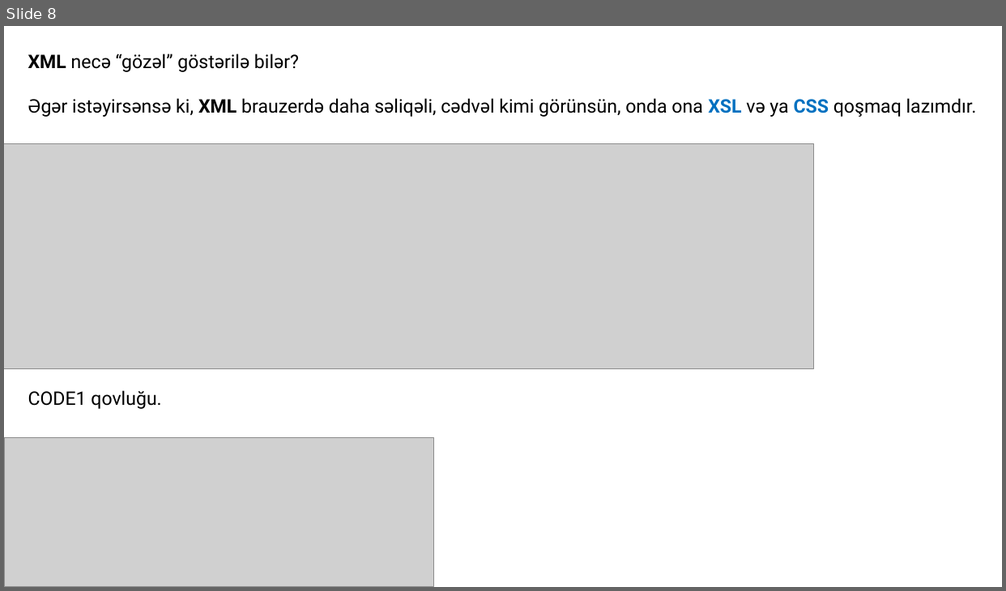
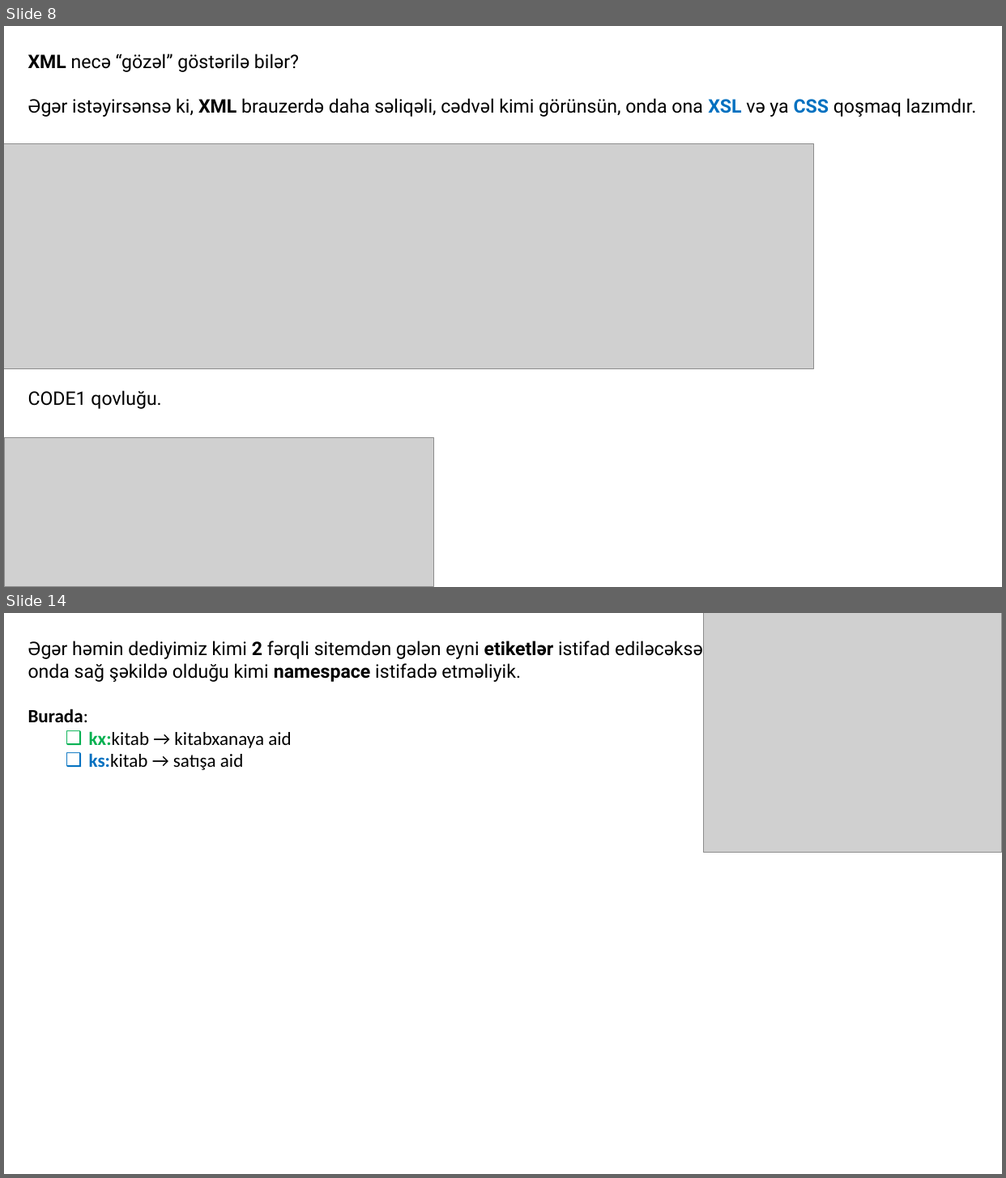
Before and after one commit to codeurient/REST-API, a slide deck: .lessons/6 SOAP - XML/1.pptx. Shown one above the other, each under a label of ours: slide 8 before the commit, slides 8 and 14 after it; the slides between them are not shown. The pictures are 1006x591 and 1006x1178 pixels, drawn with LibreOffice and Linux fonts; fonts in the diff are those of the drawing; grey boxes stand for pictures. Boxes give left, top, right and bottom in pixels: in the first picture for what was removed or moved away, otherwise in the second. Text is boxed around its words. In the diff, an @@ line names an element or a change of style, - is before the commit and + after.

```diff
--- a/.lessons/6 SOAP - XML/1.pptx
+++ b/.lessons/6 SOAP - XML/1.pptx
@@ slide 14 added at [4,613,1002,1174], background #FFFFFF @@
@@ picture added at [703,613,1002,853] @@
@@ text added at [28,641,703,770], 18 pt, text #000000 @@
+Əgər həmin dediyimiz kimi 2 fərqli sitemdən gələn eyni etiketlər istifad ediləcəksə
+onda sağ şəkildə olduğu kimi namespace istifadə etməliyik.
+Burada:
+  ❑ kx:kitab → kitabxanaya aid
+  ❑ ks:kitab → satışa aid
```
Also in this commit, not shown: 1 slide changed, 25 other slides added, 8 other files.
